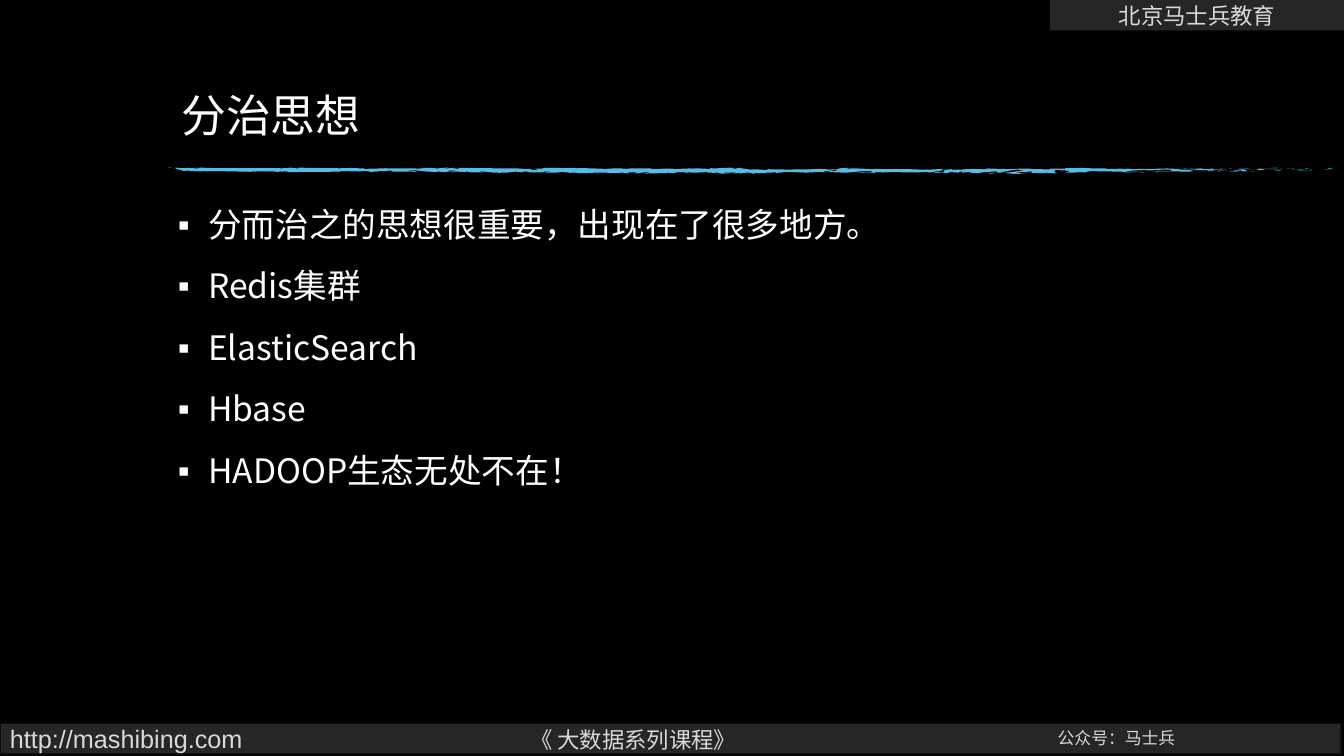
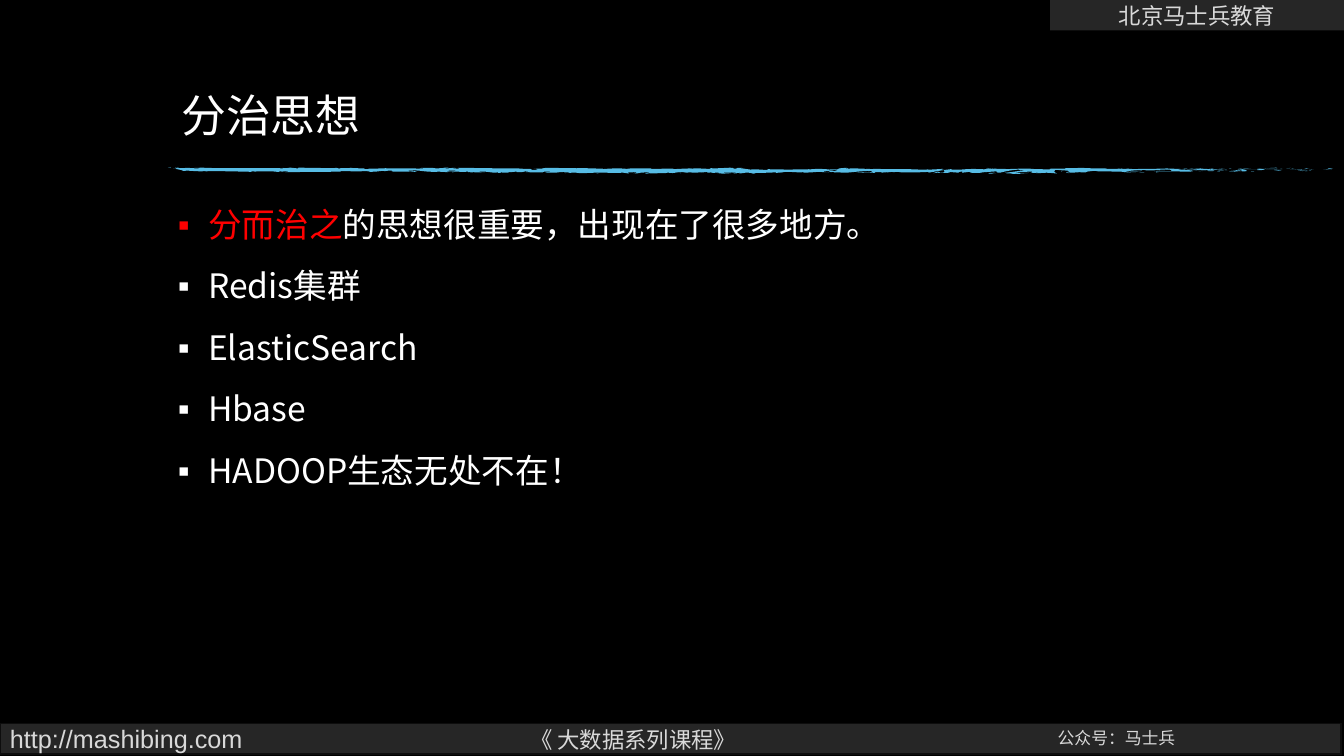
Before and after one commit to wangxin66666/BigDataArchitect-master, a slide deck: slide 6 of bigdata-hadoop/ppt/01大数据启蒙.pptx. Drawn at 1344x756 pixels with LibreOffice and Linux fonts; fonts in the diff are those of the drawing; background and template pictures are left out. Boxes give left, top, right and bottom in pixels: in the first picture for what was removed or moved away, otherwise in the second. Text is boxed around its words. In the diff, an @@ line names an element or a change of style, - is before the commit and + after.

```diff
--- a/bigdata-hadoop/ppt/01大数据启蒙.pptx
+++ b/bigdata-hadoop/ppt/01大数据启蒙.pptx
@@ text at bbox=[208, 208, 880, 241]: text colour #FFFFFF to #FF0000 in "分而治之的思想很重要，出现在了很多地方。" @@
```
Also in this commit, not shown: 5 other slides changed, 3 other files.
